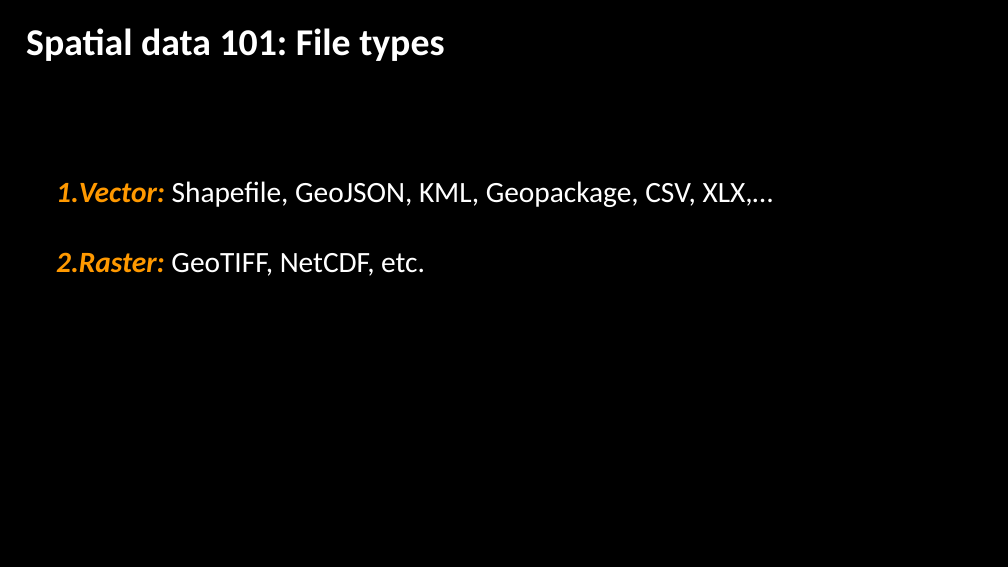
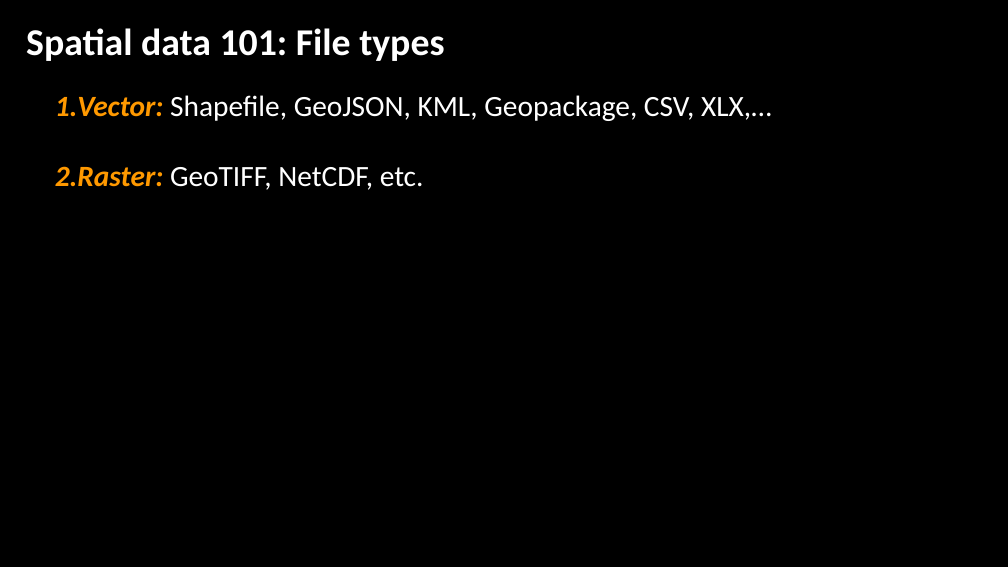
Before and after one commit to jshannon75/geog4300, a slide deck: slide 4 of in_class_slides/geog4300_W05-1 Point pattern analysis and MAUP.pptx. Drawn at 1008x567 pixels with LibreOffice and Linux fonts; fonts in the diff are those of the drawing; background and template pictures are left out. Boxes give left, top, right and bottom in pixels: in the first picture for what was removed or moved away, otherwise in the second. Text is boxed around its words. In the diff, an @@ line names an element or a change of style, - is before the commit and + after.

```diff
--- a/in_class_slides/geog4300_W05-1 Point pattern analysis and MAUP.pptx
+++ b/in_class_slides/geog4300_W05-1 Point pattern analysis and MAUP.pptx
@@ text "Vector: Shapefile, GeoJSON, KML, Geopackage, ...": place and size @@
-text "Vector: Shapefile, GeoJSON, KML, Geopackage, ..." at [56,181,773,276]
+text "Vector: Shapefile, GeoJSON, KML, Geopackage, ..." at [55,95,771,190]
```
Also in this commit, not shown: 2 other slides changed.
